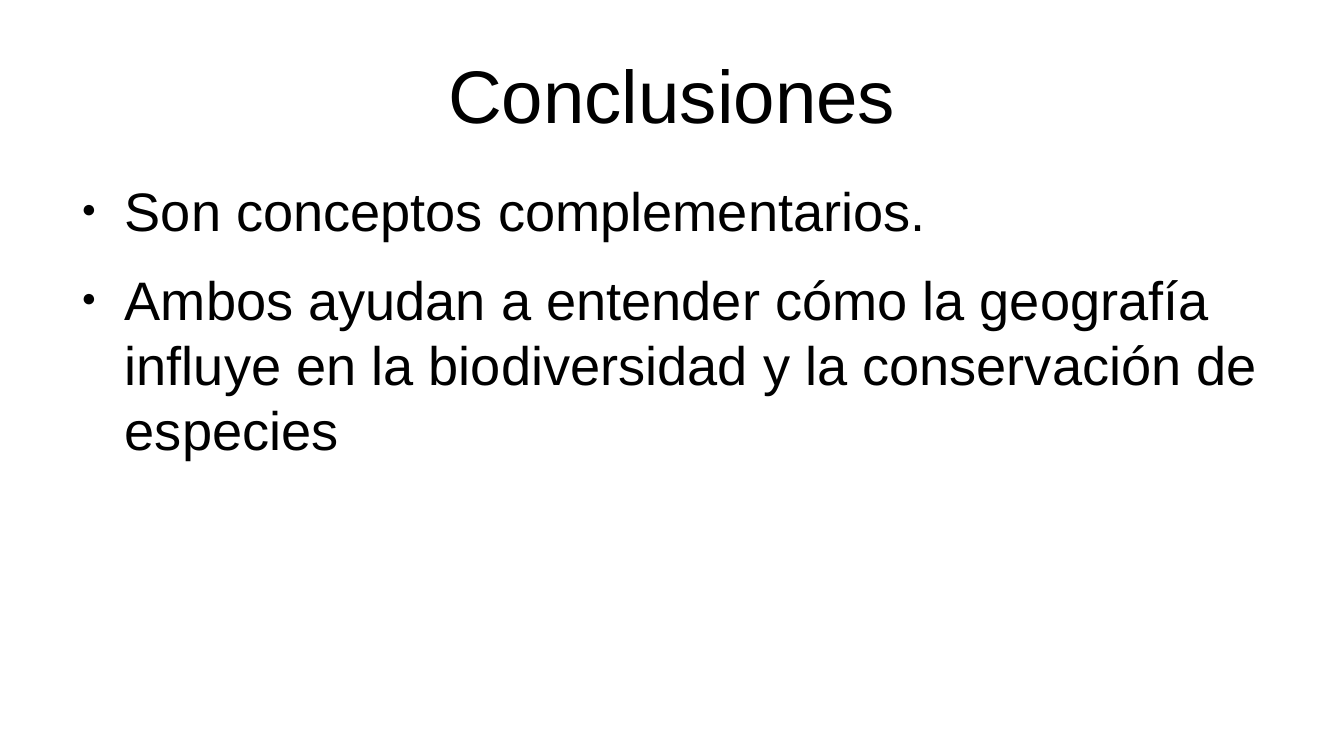
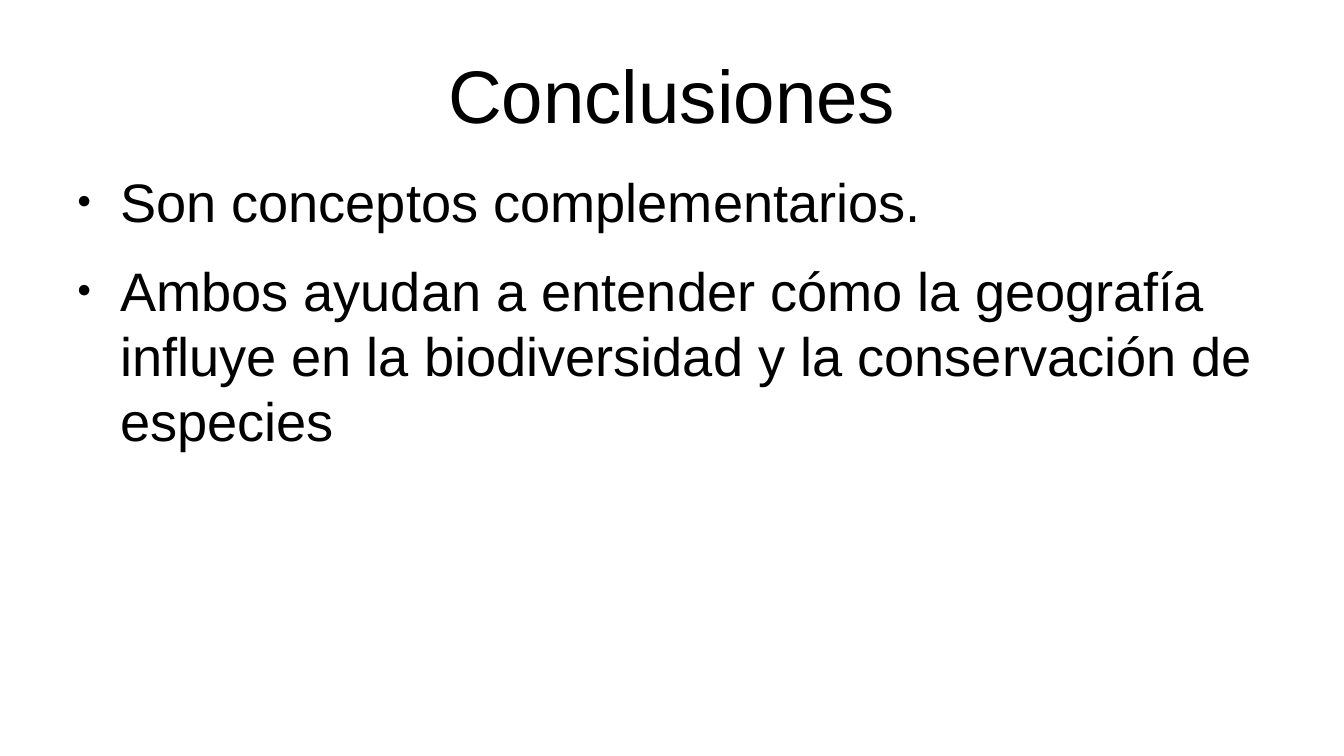
Before and after one commit to gerardommc/Ecologia-Teorica, a slide deck: slide 28 of Metapoblaciones.odp. Drawn at 1344x756 pixels with LibreOffice and Linux fonts; fonts in the diff are those of the drawing. Boxes give left, top, right and bottom in pixels: in the first picture for what was removed or moved away, otherwise in the second. Text is boxed around its words. In the diff, an @@ line names an element or a change of style, - is before the commit and + after.

```diff
--- a/Metapoblaciones.odp
+++ b/Metapoblaciones.odp
@@ text "Son conceptos complementarios.": place and size @@
-text "Son conceptos complementarios." at <box>125,191,1257,459</box>
+text "Son conceptos complementarios." at <box>120,182,1252,450</box>
```
Also in this commit, not shown: 7 other slides changed, 3 other files.
